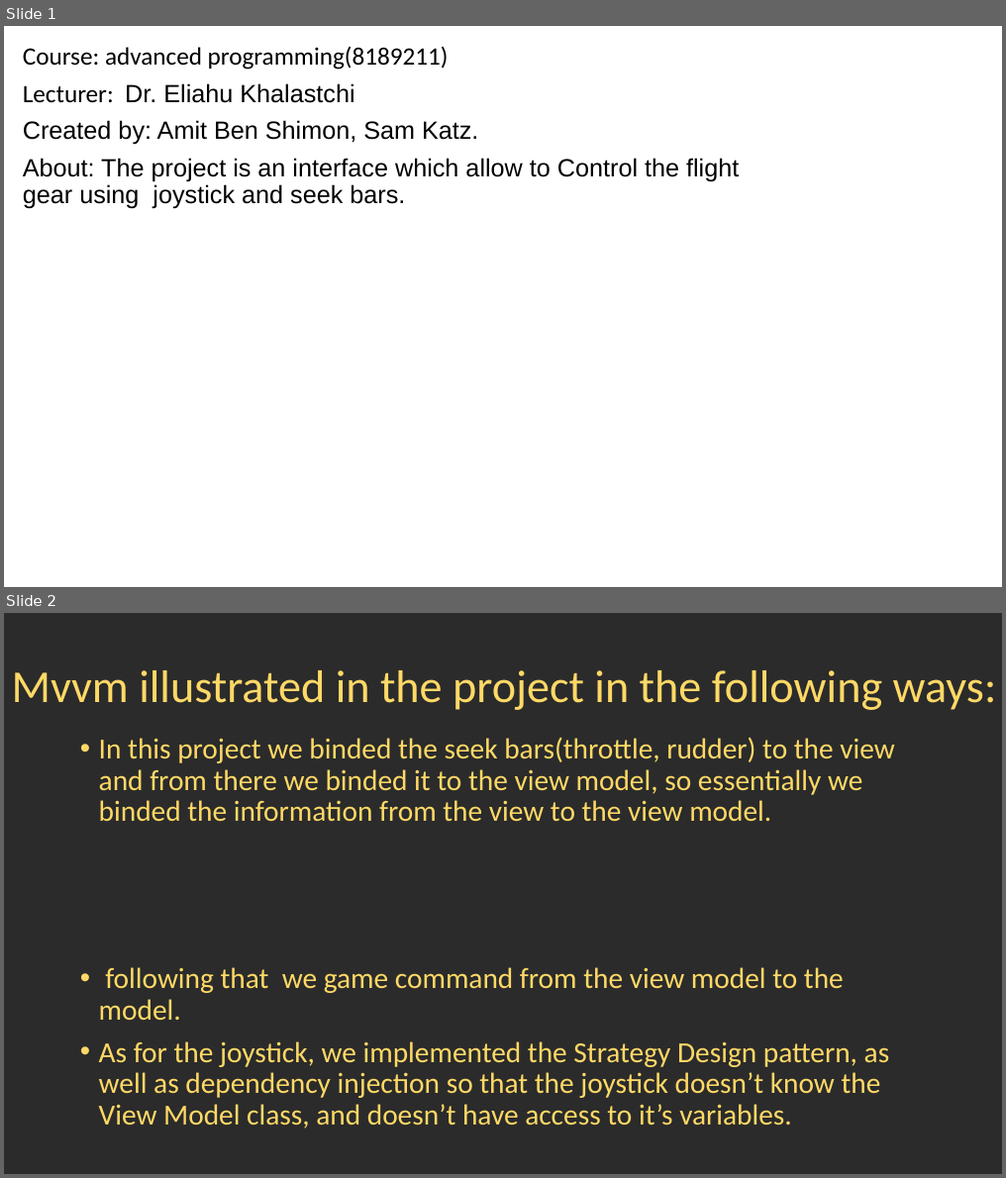
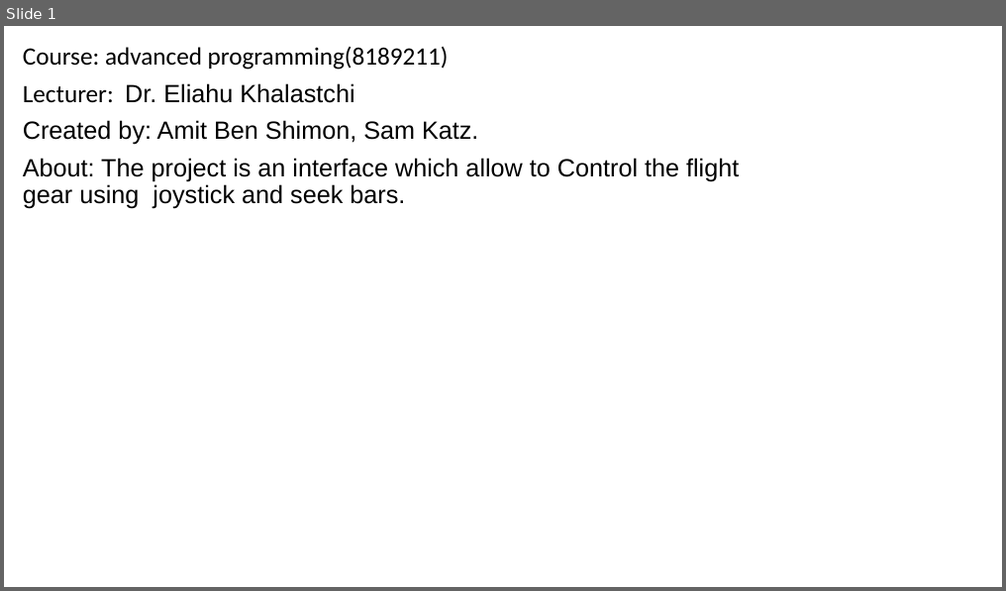
Before and after one commit to Dark-Leader/AndroidAppFlightGear, a slide deck: Our_App_presentation.pptx. Shown one above the other, each under a label of ours: slides 1 and 2 before the commit, slide 1 after it. The pictures are 1006x1178 and 1006x591 pixels, drawn with LibreOffice and Linux fonts; fonts in the diff are those of the drawing; background and template pictures are left out; a plain dark background stands for a picture behind light text. Boxes give left, top, right and bottom in pixels: in the first picture for what was removed or moved away, otherwise in the second. Text is boxed around its words. In the diff, an @@ line names an element or a change of style, - is before the commit and + after.

```diff
--- a/Our_App_presentation.pptx
+++ b/Our_App_presentation.pptx
@@ slide 2 removed at bbox=[4, 613, 1002, 1174], background picture (left out) @@
@@ title removed at bbox=[12, 670, 997, 710] @@
-Mvvm illustrated in the project in the following ways:
@@ text removed at bbox=[99, 737, 894, 1129] @@
-• In this project we binded the seek bars(throttle, rudder) to the view and from there we binded it to the view model, so essentially we binded the information from the view to the view model.
-• following that we game command from the view model to the model.
-• As for the joystick, we implemented the Strategy Design pattern, as well as dependency injection so that the joystick doesn’t know the View Model class, and doesn’t have access to it’s variables.
```
Also in this commit, not shown: 2 slides added, 1 other slide removed.
